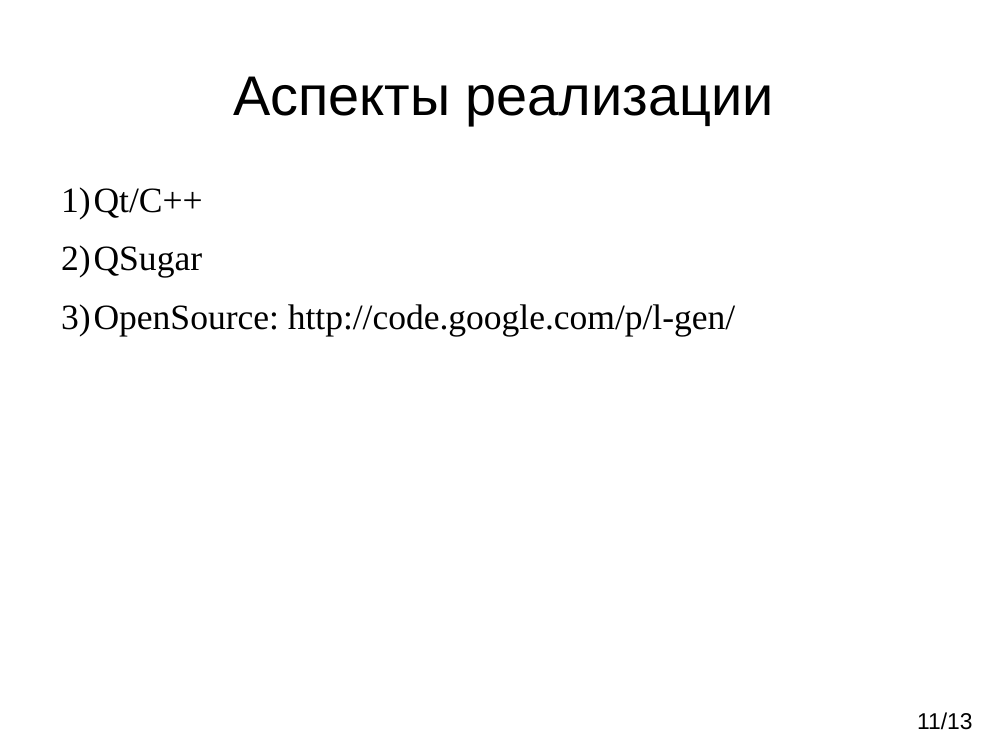
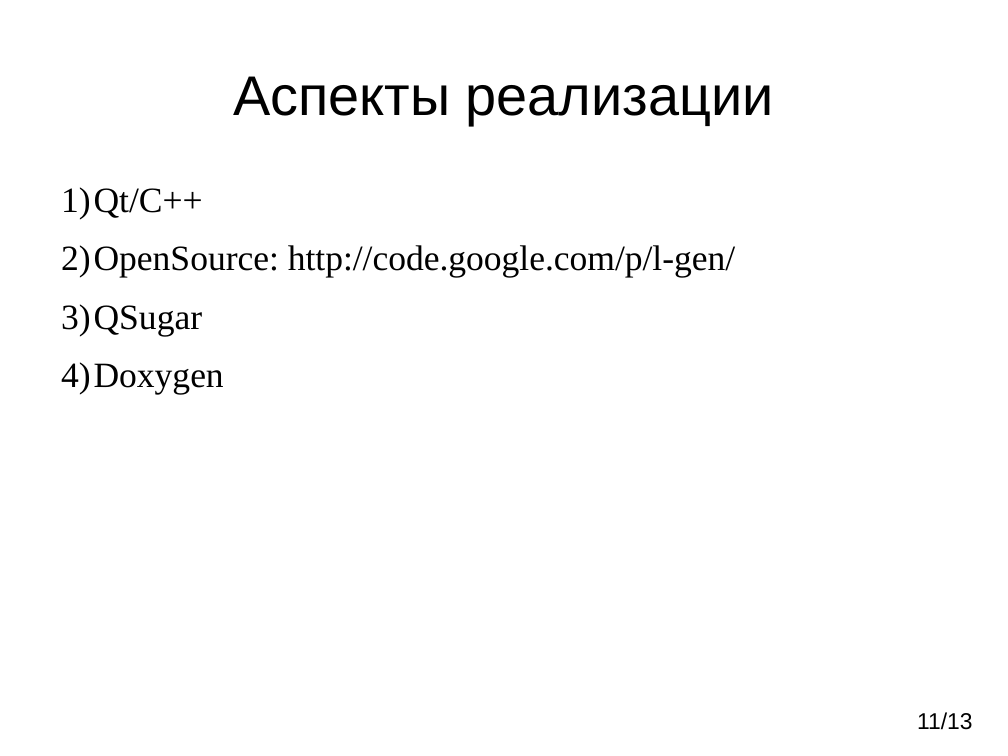
Before and after one commit to vinni-au/l-gen, a slide deck: slide 11 of Презентация.odp. Drawn at 1008x756 pixels with LibreOffice and Linux fonts; fonts in the diff are those of the drawing. Boxes give left, top, right and bottom in pixels: in the first picture for what was removed or moved away, otherwise in the second. Text is boxed around its words. In the diff, an @@ line names an element or a change of style, - is before the commit and + after.

```diff
--- a/Презентация.odp
+++ b/Презентация.odp
@@ text at [61, 245, 735, 277]: paragraph added @@
+2) OpenSource: http://code.google.com/p/l-gen/
@@ text at [61, 362, 224, 394]: text changed @@
-3) OpenSource: http://code.google.com/p/l-gen/
+4) Doxygen
```
Also in this commit, not shown: 44 other files.
